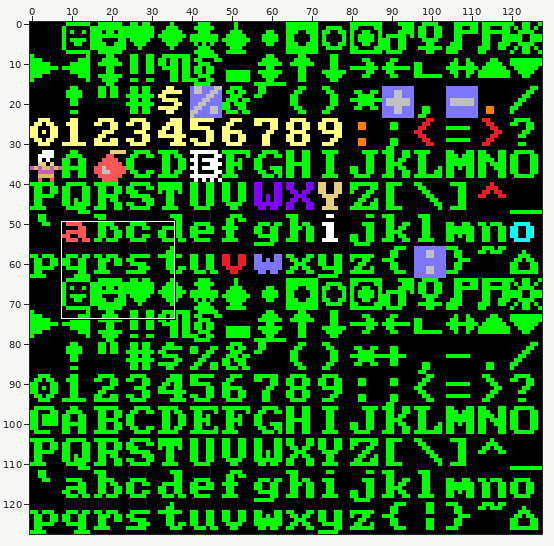
One commit to this sprite sheet: assets/font_SG/raw/font.png. The first picture is a wide view before the edit; the outline marks the close-up.
Close-up. Before:
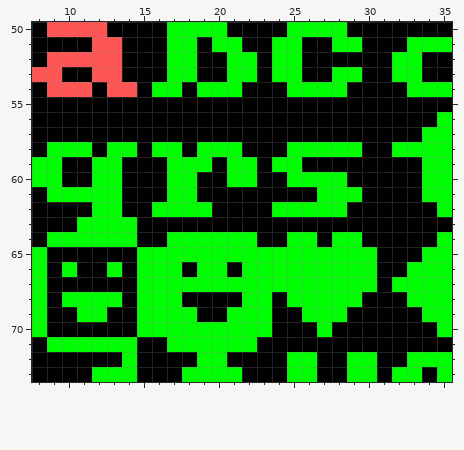
The file is 128x128 pixels. Shown: x 8..35, y 50..73.
The same view after the edit:
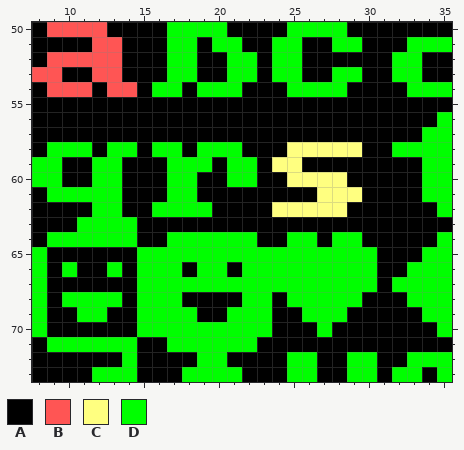
Palette (. is transparent): A #000000  B #ff5554  C #ffff80  D #00ff00
Diff:
@@ x 22..31 @@
 57 AAAAAAAAAA
-58 AAADDDDDAA
-59 DADDAAAAAA
-60 DAADDDDAAA
-61 AAAAADDDAA
-62 AADDDDDAAA
+58 AAACCCCCAA
+59 DACCAAAAAA
+60 DAACCCCAAA
+61 AAAAACCCAA
+62 AACCCCCAAA
 63 AAAAAAAAAA
Boxes around the changes in both close-ups, in picture pixels (x1, y1, x2, y2):
changed: (272, 142, 362, 217)
